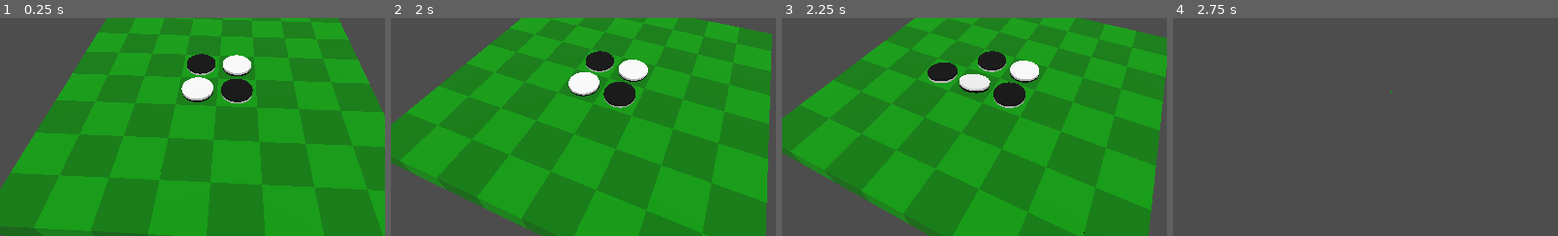
Above: before the commit, frames 1-4 (left to right).
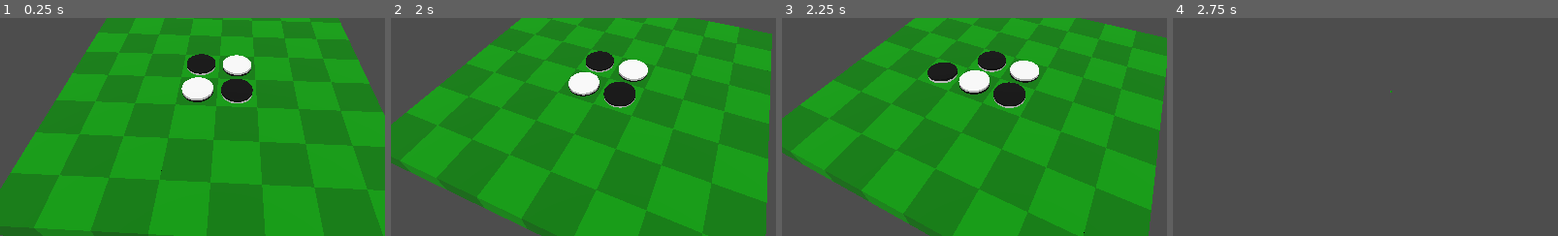
Above: after the commit, the same moments.

Repository: phrasmotica/othello
Game: Godot game, scene res://scenes/3d/main_menu_3d.tscn
The game is run twice, just before and just after one commit, with the same random seed, the same clock (stepped at 60 frames per second) and the same inputs.
Inputs (mouse positions are % of the whole screen's width and height, from its top left):
- Up to frame 1 (0.25 s): no input
- Up to frame 2 (2 s): move the mouse to (73, 45) at 0.52 s; click (73, 45) at 0.67 s; click "Start Game" at 1.25 s
- Up to frame 3 (2.25 s): move the mouse to (30, 55) at 2.02 s; click (30, 55) at 2.17 s
- Up to frame 4 (2.75 s): no input
The pictures show only the part of the screen within x 22-72%, y 33-83%; the shares and areas given below are measured in that part.

Frames 1-2 are identical in both runs. In frame 3, 0.3% of the frame differs, in the area x 45-55%, y 24-36%; in frame 4, nothing differs.

Commit message:
Ensure counters are lifted before flipping them, e.g. if flip preview is disabled

Diff:
--- a/scenes/3d/board_cell_3d.tscn
+++ b/scenes/3d/board_cell_3d.tscn
@@ -46,9 +46,10 @@
 unique_name_in_owner = true
 target_counter = NodePath("../Counter")
 
-[node name="CounterFlipper" parent="Counters" node_paths=PackedStringArray("target_counter") instance=ExtResource("6_uqbrq")]
+[node name="CounterFlipper" parent="Counters" node_paths=PackedStringArray("target_counter", "counter_lifter") instance=ExtResource("6_uqbrq")]
 unique_name_in_owner = true
 target_counter = NodePath("../Counter")
+counter_lifter = NodePath("../CounterLifter")
 
 [node name="Counter" parent="Counters" instance=ExtResource("6_w0ctw")]
 unique_name_in_owner = true
--- a/scenes/3d/game_3d.tscn
+++ b/scenes/3d/game_3d.tscn
@@ -36,7 +36,6 @@
 board = NodePath("../Board3D")
 
 [node name="Board3D" parent="." instance=ExtResource("2_2hvj3")]
-show_flip_previews = null
 
 [node name="CameraRig" parent="Board3D" instance=ExtResource("5_o4xlo")]
 transform = Transform3D(1, 0, 0, 0, 0.707107, -0.707107, 0, 0.707107, 0.707107, 0, 0, 0)
--- a/scripts/3d/counter_3d.gd
+++ b/scripts/3d/counter_3d.gd
@@ -56,8 +56,6 @@
 	if Engine.is_editor_hint() or not Globals.init_finished or prevent_tweening:
 		_refresh()
 	else:
-		# HIGH: if we're not showing flip previews, the counter also needs lifting first
-
 		needs_flip.emit(counter_halves, flip_delay)
 
 func update_gravity(cell_data: BoardCellData) -> void:
--- a/scripts/3d/counter_flipper.gd
+++ b/scripts/3d/counter_flipper.gd
@@ -5,6 +5,9 @@
 
 @export
 var target_counter: Counter3D
+
+@export
+var counter_lifter: CounterLifter
 
 @export_range(0.1, 0.5)
 var flip_duration := 0.5
@@ -34,6 +37,15 @@
 	if not _validate_transition(AnimationState.IDLE, AnimationState.FLIPPING):
 		return
 
+	var flip_callable := _do_flip.bind(flippable, flip_delay)
+
+	if counter_lifter:
+		SignalHelper.once(counter_lifter.is_holding, flip_callable)
+		counter_lifter.lift()
+	else:
+		flip_callable.call()
+
+func _do_flip(flippable: Node3D, flip_delay: float) -> void:
 	flip_started.emit()
 
 	flippable.set_meta("debug_name", "%sFlippable" % target_counter.debug_name)
--- a/scripts/3d/counter_lifter.gd
+++ b/scripts/3d/counter_lifter.gd
@@ -14,6 +14,7 @@
 
 var _animation_state: AnimationState
 
+signal is_holding
 signal lift_started
 signal lift_finished
 
@@ -22,6 +23,7 @@
 		return
 
 	if not _validate_transition(AnimationState.IDLE, AnimationState.LIFTING):
+		is_holding.emit()
 		return
 
 	lift_started.emit()
@@ -36,6 +38,8 @@
 		target_counter.position.y + lift_height,
 		lift_duration
 	)
+
+	SignalHelper.once(tween.finished, is_holding.emit)
 
 	_set_state_on(tween.finished, AnimationState.HOLDING)
 
